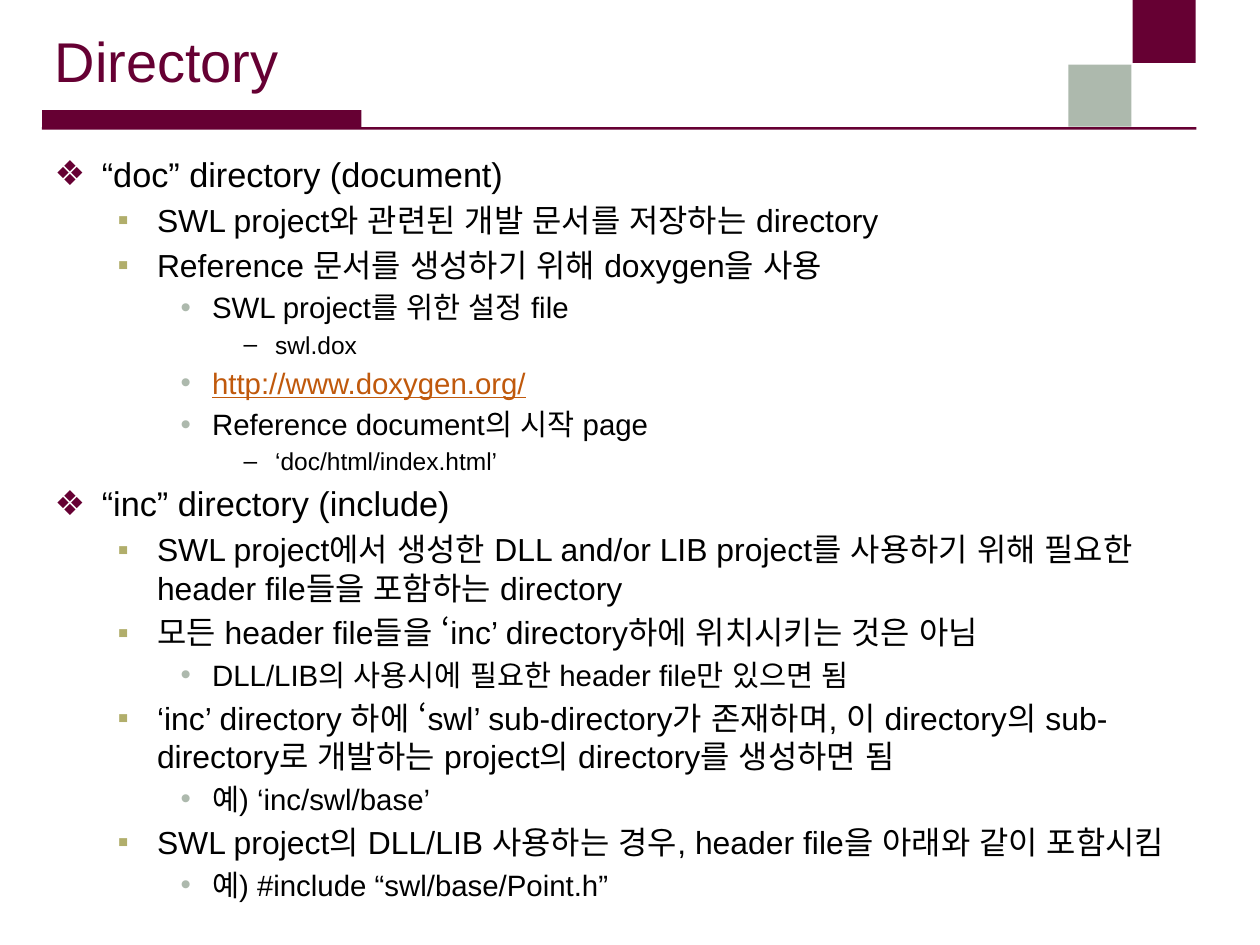
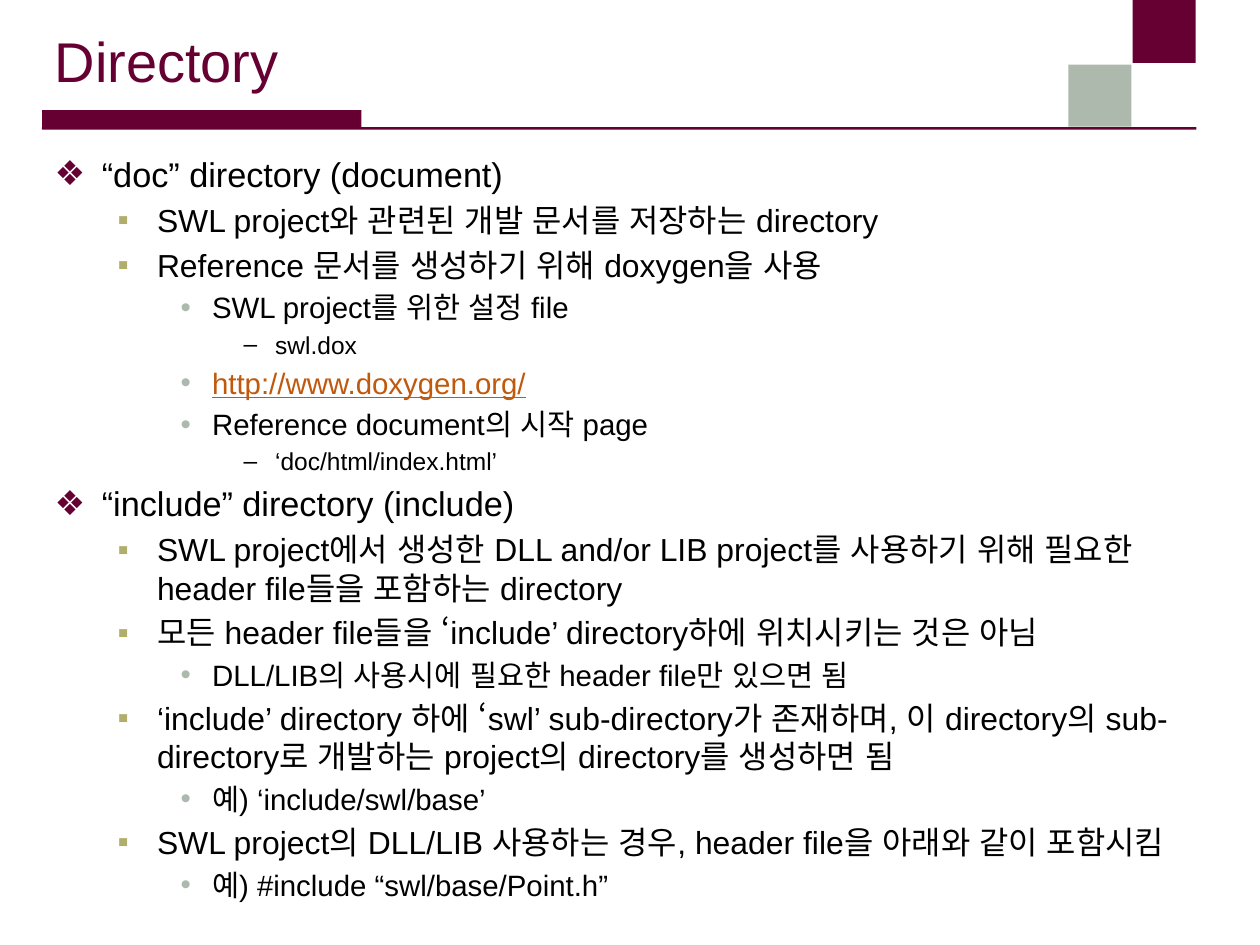
Before and after one commit to sangwook236/SWL, a slide deck: slide 5 of cpp/doc/project_setting__directory_structure.pptx. Drawn at 1260x945 pixels with LibreOffice and Linux fonts; fonts in the diff are those of the drawing; background and template pictures are left out. Boxes give left, top, right and bottom in pixels: in the first picture for what was removed or moved away, otherwise in the second. Text is boxed around its words. In the diff, an @@ line names an element or a change of style, - is before the commit and + after.

```diff
--- a/cpp/doc/project_setting__directory_structure.pptx
+++ b/cpp/doc/project_setting__directory_structure.pptx
@@ text at <box>102,491,514,523</box>: text changed @@
-❖ “inc” directory (include)
+❖ “include” directory (include)
@@ text at <box>157,616,1038,651</box>: text changed @@
-  ▪ 모든 header file들을 ‘inc’ directory하에 위치시키는 것은 아님
+  ▪ 모든 header file들을 ‘include’ directory하에 위치시키는 것은 아님
@@ text at <box>157,702,1168,816</box>: text changed @@
-  ▪ ‘inc’ directory 하에 ‘swl’ sub-directory가 존재하며, 이 directory의 sub-directory로 개발하는 project의 directory를 생성하면 됨
-    • 예) ‘inc/swl/base’
+  ▪ ‘include’ directory 하에 ‘swl’ sub-directory가 존재하며, 이 directory의 sub-directory로 개발하는 project의 directory를 생성하면 됨
+    • 예) ‘include/swl/base’
```
Also in this commit, not shown: 2 other slides changed, 1 other file.
